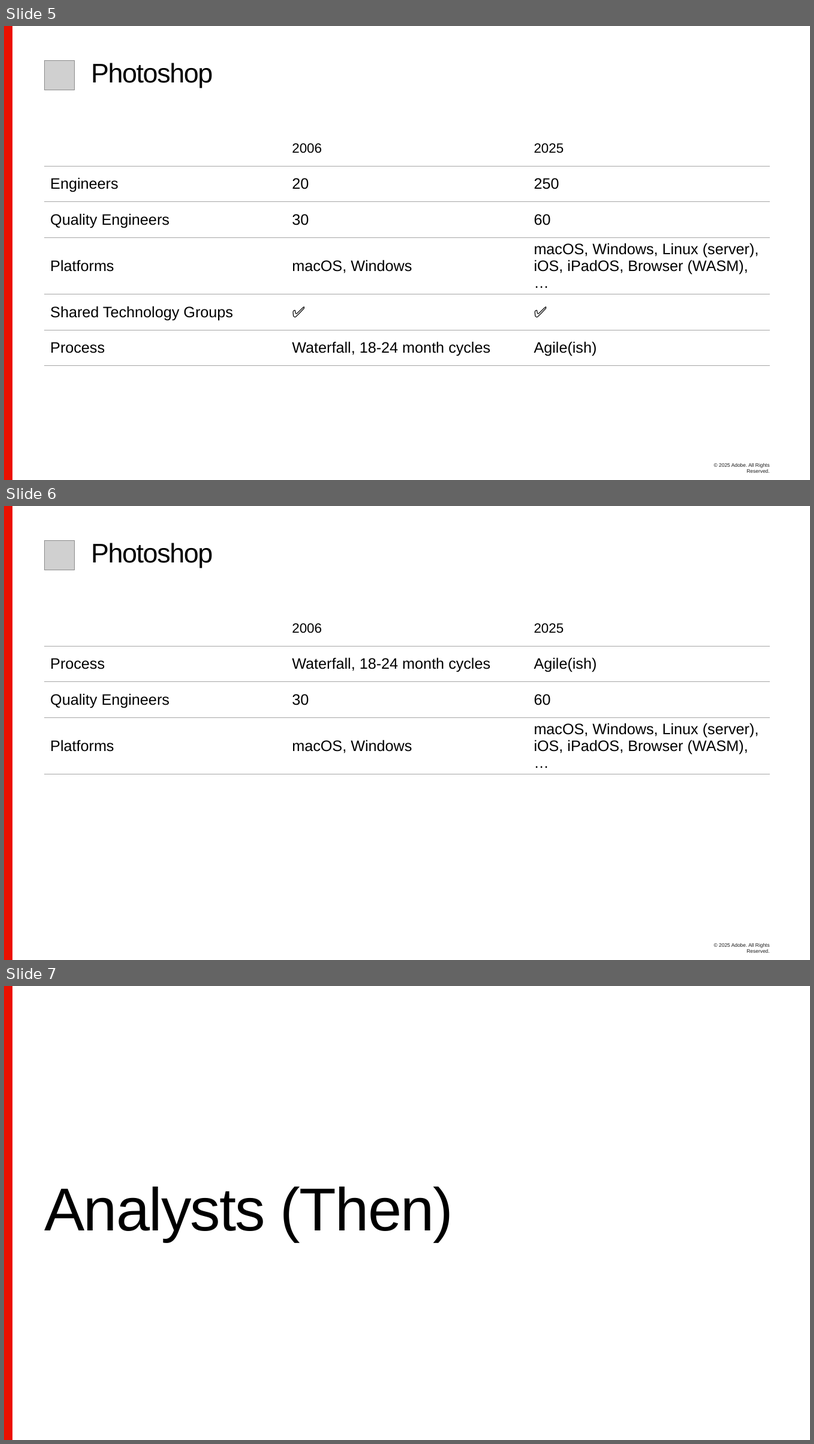
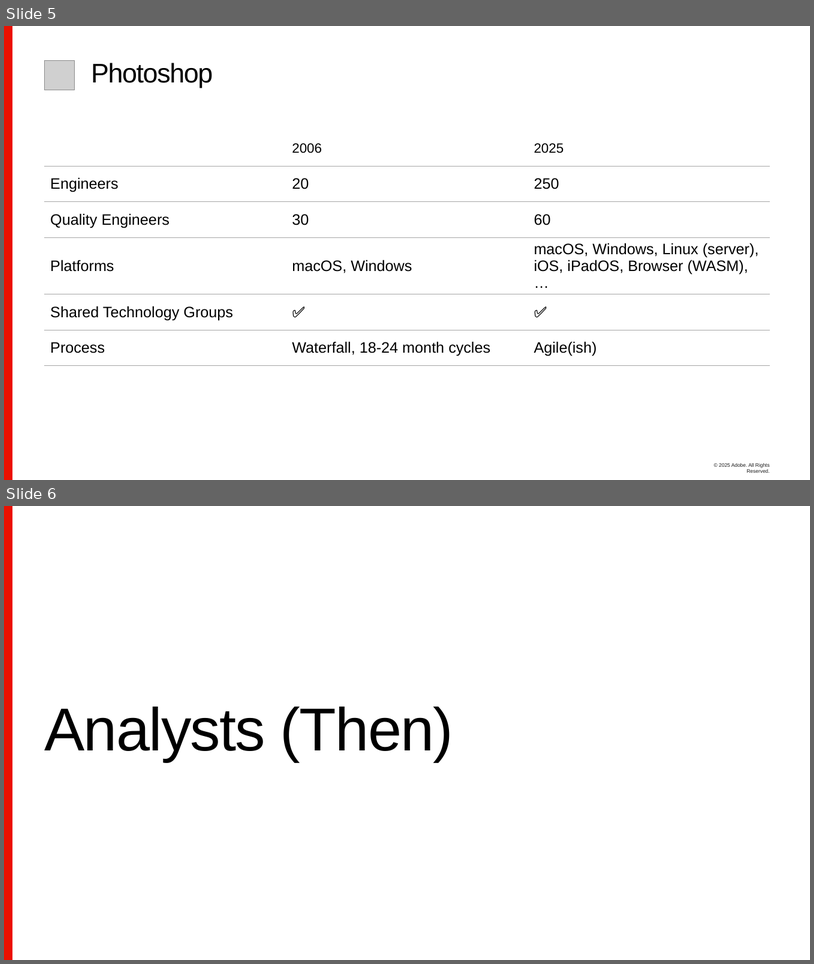
Before and after one commit to sean-parent/sean-parent.github.io, a slide deck: presentations/2025-04-28-are-we-there-yet/2024-04-28-are-we-there-yet.pptx. Shown one above the other, each under a label of ours: slides 5, 6 and 7 before the commit, slides 5 and 6 after it. The pictures are 814x1444 and 814x964 pixels, drawn with LibreOffice and Linux fonts; fonts in the diff are those of the drawing; grey boxes stand for pictures; background and template pictures are left out. Boxes give left, top, right and bottom in pixels: in the first picture for what was removed or moved away, otherwise in the second. Text is boxed around its words. In the diff, an @@ line names an element or a change of style, - is before the commit and + after.

```diff
--- a/presentations/2025-04-28-are-we-there-yet/2024-04-28-are-we-there-yet.pptx
+++ b/presentations/2025-04-28-are-we-there-yet/2024-04-28-are-we-there-yet.pptx
@@ slide 6 removed at (4, 506, 810, 960), background #FFFFFF; not listed: 2 template elements that a slide beside it also shows @@
@@ picture removed at (45, 540, 75, 570) @@
@@ title removed at (91, 543, 213, 568) @@
-Photoshop
@@ table removed at (45, 610, 770, 759), 4 rows, 3 columns @@
- | 2006 | 2025
-Process | Waterfall, 18-24 month cycles | Agile(ish)
-Quality Engineers | 30 | 60
-Platforms | macOS, Windows | macOS, Windows, Linux (server), iOS, iPadOS, Browser (WASM), …
@@ what was slide 7 is now slide 6 @@
```
Also in this commit, not shown: 1 slide changed.
